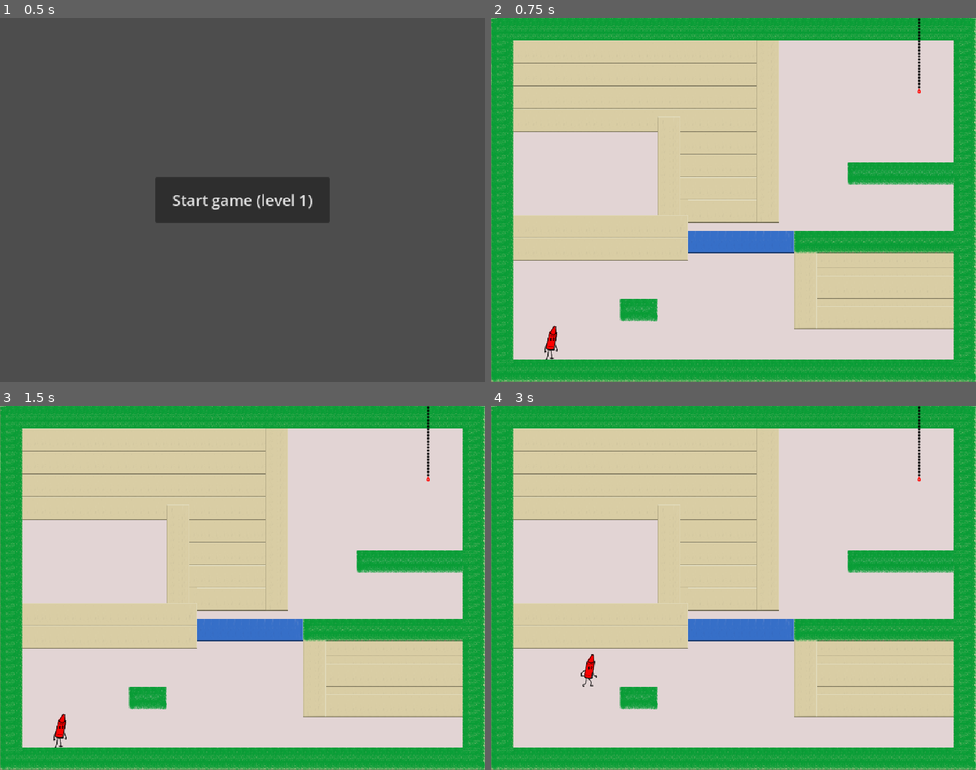
Above: before the commit, frames 1-4 (two rows, left to right).
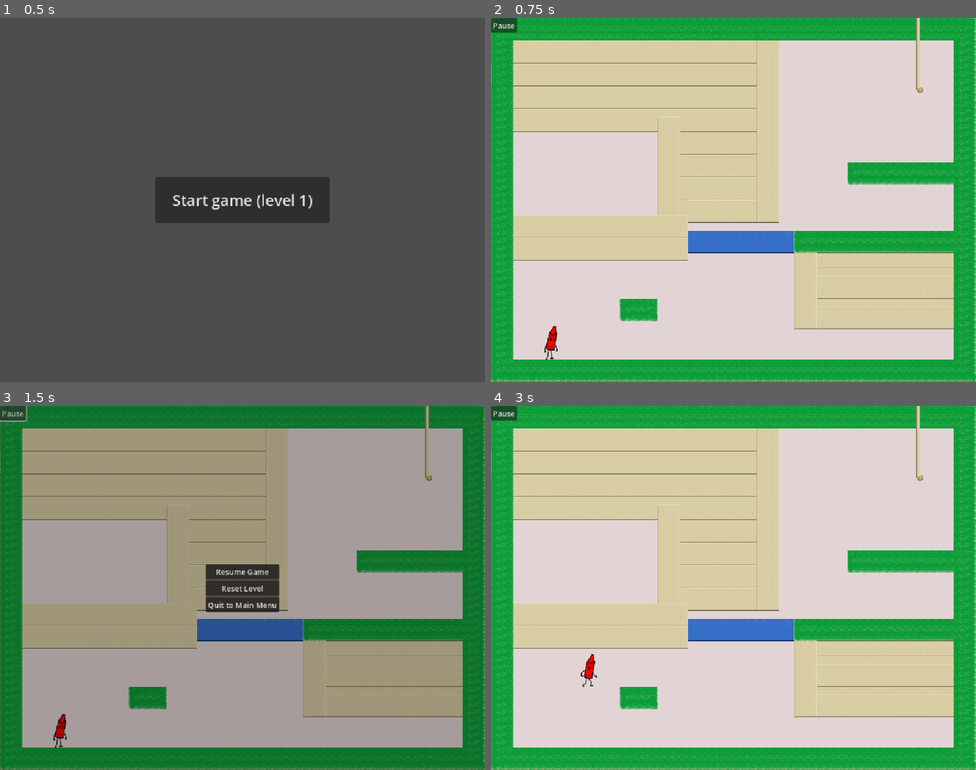
Above: after the commit, the same moments.

Repository: Fuzzlewuzzlekins/ggj-2026-mask
Game: Godot game, scene res://main.tscn
The game is run twice, just before and just after one commit, with the same random seed, the same clock (stepped at 60 frames per second) and the same inputs.
Inputs (mouse positions are in pixels of both pictures, inside the frame that each line leads up to):
- Up to frame 1 (0.5 s): no input
- Up to frame 2 (0.75 s): click "Start game (level 1)" at 0.5 s
- Up to frame 3 (1.5 s): click (14, 413) at 1.25 s, where only the run after the commit has a clickable "Pause"
- Up to frame 4 (3 s): click (733, 569) at 2 s, where only the run after the commit has a clickable "Resume Game"; tap Enter at 2.75 s; hold Right (move_right) from 2.78 s (still down); tap Shift (grab) at 2.85 s

Frame 1 is identical in both runs. In frame 2, 0.4% of the frame differs, in the area x 0-90%, y 0-21%; in frame 3, 100%, in the area x 0-100%, y 0-100%; in frame 4, 0.4%.

Commit message:
Add pause menu w/ reset and quit, update tile set

Diff:
--- a/level.gd
+++ b/level.gd
@@ -9,7 +9,7 @@
 
 # Called when the node enters the scene tree for the first time.
 func _ready() -> void:
-
+	get_tree().paused = false
 	# Reset visibility of TileMapLayers (not sure if needed)
 	$TileMaps/Part1.show()
 	$TileMaps/Part1Goal.show()
@@ -35,3 +35,11 @@
 	tween.tween_property($Player/Sprite2D, "modulate:a", 0, EXIT_TWEEN_DURATION)
 	await get_tree().create_timer(EXIT_TWEEN_DURATION * 2).timeout
 	get_tree().change_scene_to_packed(next_level)
+
+
+func _on_pause_level_reset() -> void:
+	get_tree().reload_current_scene()
+
+
+func _on_pause_level_quit() -> void:
+	get_tree().change_scene_to_file("res://main.tscn")
--- a/level_1.tscn
+++ b/level_1.tscn
@@ -1,9 +1,10 @@
-[gd_scene load_steps=7 format=4 uid="uid://bfncqjppicqog"]
+[gd_scene load_steps=8 format=4 uid="uid://bfncqjppicqog"]
 
 [ext_resource type="TileSet" uid="uid://s7boivlsn4dd" path="res://level_tileset.tres" id="1_3hls8"]
 [ext_resource type="Script" uid="uid://bc2yh5x3gie7b" path="res://level.gd" id="1_hn12h"]
 [ext_resource type="PackedScene" uid="uid://jqqu0tnxawit" path="res://player.tscn" id="2_hbghi"]
 [ext_resource type="PackedScene" uid="uid://bh1qwsnp1jxsx" path="res://main.tscn" id="2_ihfcg"]
+[ext_resource type="PackedScene" uid="uid://dgdxk1rqqvko3" path="res://pause.tscn" id="5_rka8t"]
 
 [sub_resource type="RectangleShape2D" id="RectangleShape2D_ihfcg"]
 
@@ -60,9 +61,13 @@
 position = Vector2(0, 7)
 shape = SubResource("RectangleShape2D_hn12h")
 
+[node name="Pause" parent="." instance=ExtResource("5_rka8t")]
+
 [connection signal="midlevel_tween_finished" from="." to="Player" method="_on_midlevel_tween_finished"]
 [connection signal="reached_exit" from="Player" to="." method="_on_player_reached_exit"]
 [connection signal="reached_midlevel" from="Player" to="." method="_on_player_reached_midlevel"]
 [connection signal="body_entered" from="MidLevel Goal" to="Player" method="_on_midlevel_goal_body_entered"]
 [connection signal="body_exited" from="MidLevel Goal" to="Player" method="_on_midlevel_goal_body_exited"]
 [connection signal="body_entered" from="Final Goal" to="Player" method="_on_final_goal_body_entered"]
+[connection signal="level_quit" from="Pause" to="." method="_on_pause_level_quit"]
+[connection signal="level_reset" from="Pause" to="." method="_on_pause_level_reset"]
--- a/level_tileset.tres
+++ b/level_tileset.tres
@@ -315,6 +315,7 @@
 8:5/0 = 0
 9:5/0 = 0
 10:5/0 = 0
+6:4/0 = 0
 
 [resource]
 physics_layer_0/collision_layer = 1
--- a/main.gd
+++ b/main.gd
@@ -3,7 +3,7 @@
 
 # Called when the node enters the scene tree for the first time.
 func _ready() -> void:
-	pass # Replace with function body.
+	get_tree().paused = false
 
 
 # Called every frame. 'delta' is the elapsed time since the previous frame.
--- /dev/null
+++ b/pause.gd
@@ -0,0 +1,38 @@
+extends CanvasLayer
+
+signal level_reset
+signal level_quit
+
+
+# Called when the node enters the scene tree for the first time.
+func _ready() -> void:
+	$PauseMenu.hide()
+
+
+# Called every frame. 'delta' is the elapsed time since the previous frame.
+func _process(delta: float) -> void:
+	pass
+
+
+# Pause the game engine and show PauseMenu.
+func _on_pause_button_pressed() -> void:
+	get_tree().paused = true
+	$PauseMenu.show()
+
+
+# Close PauseMenu and unpause the game engine.
+func _on_resume_button_pressed() -> void:
+	$PauseMenu.hide()
+	get_tree().paused = false
+
+
+# Tell the current level to reload itself.
+func _on_reset_button_pressed() -> void:
+	level_reset.emit()
+	#get_tree().paused = false
+
+
+# Tell the current level to exit to Main.
+func _on_quit_button_pressed() -> void:
+	level_quit.emit()
+	#get_tree().paused = false
--- /dev/null
+++ b/pause.tscn
@@ -0,0 +1,54 @@
+[gd_scene load_steps=2 format=3 uid="uid://dgdxk1rqqvko3"]
+
+[ext_resource type="Script" uid="uid://cyjurxgihynak" path="res://pause.gd" id="1_45vjg"]
+
+[node name="Pause" type="CanvasLayer"]
+script = ExtResource("1_45vjg")
+
+[node name="PauseButton" type="Button" parent="."]
+offset_right = 8.0
+offset_bottom = 8.0
+text = "Pause"
+
+[node name="PauseMenu" type="ColorRect" parent="."]
+process_mode = 2
+anchors_preset = 15
+anchor_right = 1.0
+anchor_bottom = 1.0
+grow_horizontal = 2
+grow_vertical = 2
+color = Color(0, 0, 0, 0.26666668)
+
+[node name="PanelContainer" type="PanelContainer" parent="PauseMenu"]
+layout_mode = 1
+anchors_preset = 8
+anchor_left = 0.5
+anchor_top = 0.5
+anchor_right = 0.5
+anchor_bottom = 0.5
+offset_left = -77.0
+offset_top = -50.5
+offset_right = 77.0
+offset_bottom = 50.5
+grow_horizontal = 2
+grow_vertical = 2
+
+[node name="VBoxContainer" type="VBoxContainer" parent="PauseMenu/PanelContainer"]
+layout_mode = 2
+
+[node name="ResumeButton" type="Button" parent="PauseMenu/PanelContainer/VBoxContainer"]
+layout_mode = 2
+text = "Resume Game"
+
+[node name="ResetButton" type="Button" parent="PauseMenu/PanelContainer/VBoxContainer"]
+layout_mode = 2
+text = "Reset Level"
+
+[node name="QuitButton" type="Button" parent="PauseMenu/PanelContainer/VBoxContainer"]
+layout_mode = 2
+text = "Quit to Main Menu"
+
+[connection signal="pressed" from="PauseButton" to="." method="_on_pause_button_pressed"]
+[connection signal="pressed" from="PauseMenu/PanelContainer/VBoxContainer/ResumeButton" to="." method="_on_resume_button_pressed"]
+[connection signal="pressed" from="PauseMenu/PanelContainer/VBoxContainer/ResetButton" to="." method="_on_reset_button_pressed"]
+[connection signal="pressed" from="PauseMenu/PanelContainer/VBoxContainer/QuitButton" to="." method="_on_quit_button_pressed"]
Binary file changed: assets/tileset.png
Not shown, added: pause.gd.uid
